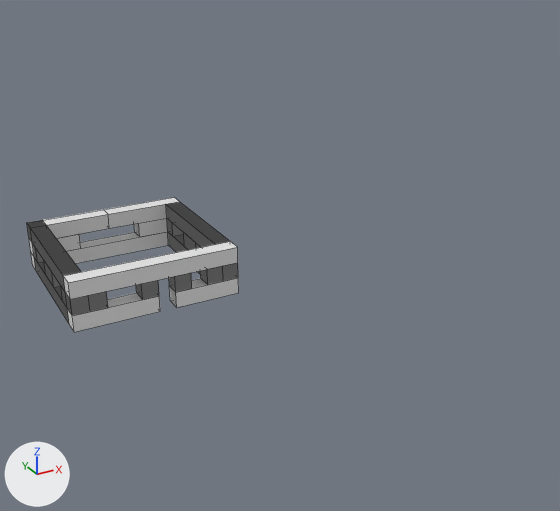
The Blender file project_resources/models/drafting_station.blend: old version first, new version second.
Both versions are drawn from a 50 mm camera at (-0.51, -2.38, 1.31) aimed at (0.61, -0.35, 0.29). Lighting does not change. The marker at lower left points along +X, +Y and +Z. Mesh edges are drawn as thin lines.
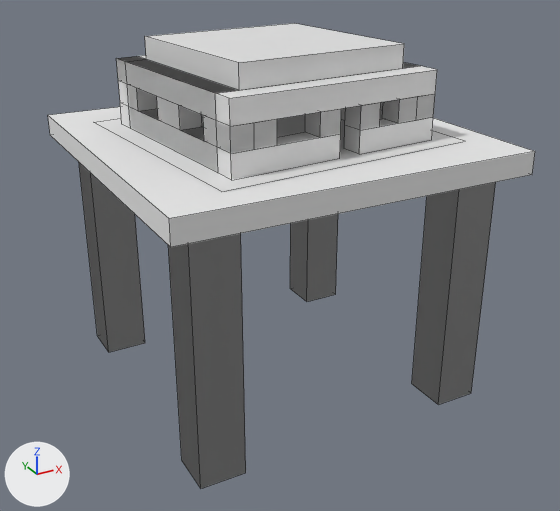
ob_model is not drawn itself; it is the parent of ob_cube_023, ob_cube_022, ob_cube_021, ob_cube_020, ob_cube_019, ob_cube_018, ob_cube_017, ob_cube_016.

What differs and where, as boxes [x1, y1, x2, y2] in the pictures (560 x 511 px):
'Top', shown
    after: [48, 102, 535, 247]
'Leg 1', shown
    after: [168, 233, 246, 488]
'Leg 3', shown
    after: [412, 182, 496, 405]
'Cube.024', added
    after: [145, 23, 404, 90]
'Cube', moved, turned
    before: [63, 241, 238, 299]
    after: [215, 66, 437, 126]
'Leg 2', shown
    after: [79, 162, 145, 352]
'Cube.001', moved, turned
    before: [67, 293, 160, 332]
    after: [217, 132, 341, 179]
'Paper', shown
    after: [94, 114, 464, 192]
'Cube.002', moved, turned
    before: [30, 225, 81, 291]
    after: [125, 59, 237, 120]
'Leg 4', shown
    after: [290, 214, 338, 302]
'Cube.004', moved, turned
    before: [169, 278, 239, 307]
    after: [344, 117, 433, 154]
'Cube.006', moved, turned
    before: [34, 258, 69, 323]
    after: [129, 107, 218, 172]
'Cube.010', moved, turned
    before: [31, 232, 168, 270]
    after: [120, 103, 203, 128]
'Cube.018', moved, turned
    before: [65, 292, 90, 316]
    after: [216, 121, 254, 154]
'Cube.003', moved, turned
    before: [166, 202, 229, 247]
    after: [403, 62, 419, 68]
'Cube.022', moved, turned
    before: [43, 210, 109, 238]
    after: [138, 55, 146, 59]
'Cube.023', moved, turned (not visible afterwards)
    before: [104, 198, 179, 228]
'Cube.016', moved, turned
    before: [136, 280, 159, 300]
    after: [305, 109, 341, 137]
'Cube.015', moved, turned
    before: [169, 273, 192, 292]
    after: [345, 102, 381, 130]
'Cube.008', moved, turned
    before: [44, 261, 61, 287]
    after: [157, 97, 202, 130]
'Cube.014', moved, turned
    before: [201, 266, 223, 285]
    after: [382, 96, 418, 123]
'Cube.017', moved, turned
    before: [89, 292, 108, 312]
    after: [254, 119, 277, 149]
'Cube.009', moved, turned
    before: [223, 263, 238, 281]
    after: [416, 94, 435, 120]
'Cube.020', moved, turned
    before: [32, 243, 44, 263]
    after: [127, 85, 157, 111]
'Cube.011', moved, turned
    before: [29, 234, 81, 256]
    after: [118, 81, 129, 107]
'Cube.012', moved, turned (not visible afterwards)
    before: [134, 218, 168, 237]
'Cube.021', moved, turned
    before: [27, 220, 46, 242]
    after: [116, 56, 145, 84]
'Cube.019', moved, turned
    before: [61, 287, 67, 307]
    after: [203, 116, 217, 147]
'Cube.005', moved, turned
    before: [168, 232, 201, 275]
    after: [341, 102, 383, 120]
'Cube.013', moved, turned (not visible afterwards)
    before: [167, 219, 184, 236]
'Cube.007', moved, turned (not visible afterwards)
    before: [184, 233, 200, 250]

The change, as a list of edits to the scene's bpy script:
```text
Add me_cube_005:
    me_cube_005.from_pydata(...)  # a box spanning x 0.0..0.5, y 0.0..0.5, z 0.0..0.062
    me_cube_005.materials.append(mat_tile_drafting_station_png)  # its picture is missing
Change ob_model:
    ob_model.location: (0.0, 0.0, 0.0) -> (0.215, -0.838, 0.75)
    ob_model.rotation_euler: (0.0, 0.0, 0.0) -> (0.0, 0.0, 0.0873)  # degrees (0, 0, 0) -> degrees (0, 0, 5)
Change ob_paper:
    remove ob_paper.hide_viewport = True
Change ob_leg_4:
    remove ob_leg_4.hide_viewport = True
Change ob_leg_3:
    remove ob_leg_3.hide_viewport = True
Change ob_leg_2:
    remove ob_leg_2.hide_viewport = True
Change ob_leg_1:
    remove ob_leg_1.hide_viewport = True
Change ob_top:
    remove ob_top.hide_viewport = True
Add ob_cube_024:
    ob_cube_024 = bpy.data.objects.new('Cube.024', me_cube_005)
    ob_cube_024.parent = ob_model
    ob_cube_024.location = (0.0625, 0.0625, 0.188)
```
